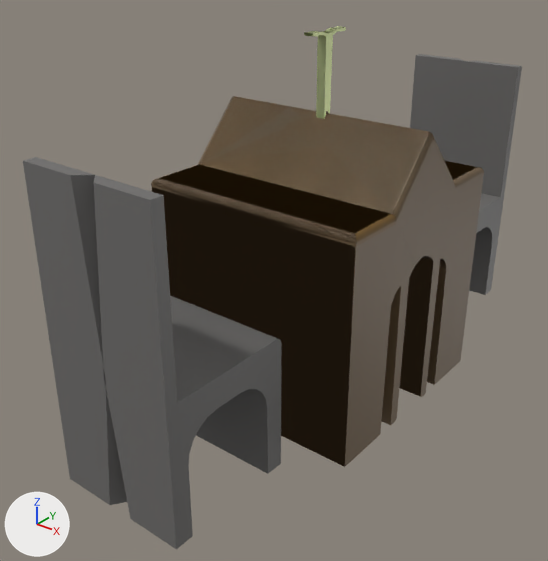
The glTF model MI/3d_assets/1. biblioteca/interior/Mesa Biblioteca.glb: old version first, new version second.
Camera for both pictures: a 50 mm camera at (6.1, -8.73, 6.55) aimed at (-0.28, -0.75, 1.61). Lighting does not change. The marker at lower left points along +X, +Y and +Z. Where no turn or scale is listed for an object, it has been applied to the vertices. Vertices at the same position are counted once.

Names of what the first picture shows: 'Mesa', 'Sillas'.
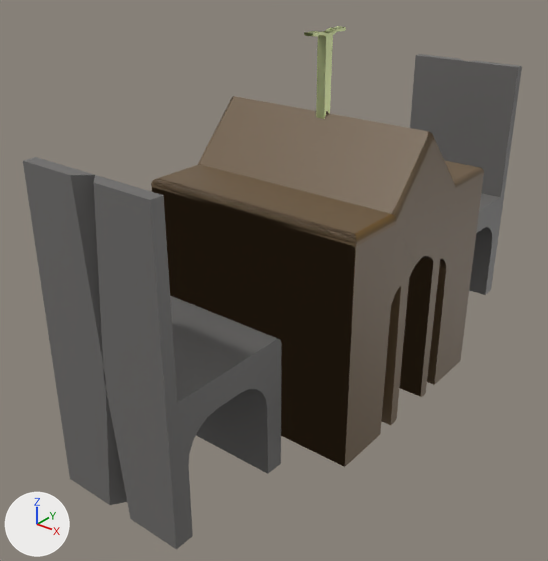
Changed parts and their boxes (x1, y1, x2, y2) in the pictures (548 x 561 px):
```json
{"part": 1, "of": "me_cube", "change": "deleted", "before": [160, 97, 477, 233], "on screen": "brown"}
```

Edits to the scene script, one JSON object a line:
```json
{"block": "me_cube", "where": "# used by ob_mesa; location = (0.0, 0.0, 0.0)"}
{"op": "remove", "block": "me_cube", "code": "me_cube.from_pydata(...)  # 1376 vertices, 3031 faces; spans x -1.73..1.73, y -1.73..1.73, z -0.24..5.14"}
{"op": "add", "block": "me_cube", "code": "me_cube.from_pydata(...)  # 1374 vertices, 3019 faces; spans x -1.73..1.73, y -1.73..1.73, z -0.24..5.14"}
{"block": "me_cube", "change": "me_cube part 1"}
{"block": "me_cube", "change": "2 vertices are removed from x -0.02..0.58, y 0.0, z 4.03"}
{"block": "me_cube", "change": "12 faces are deleted"}
```
